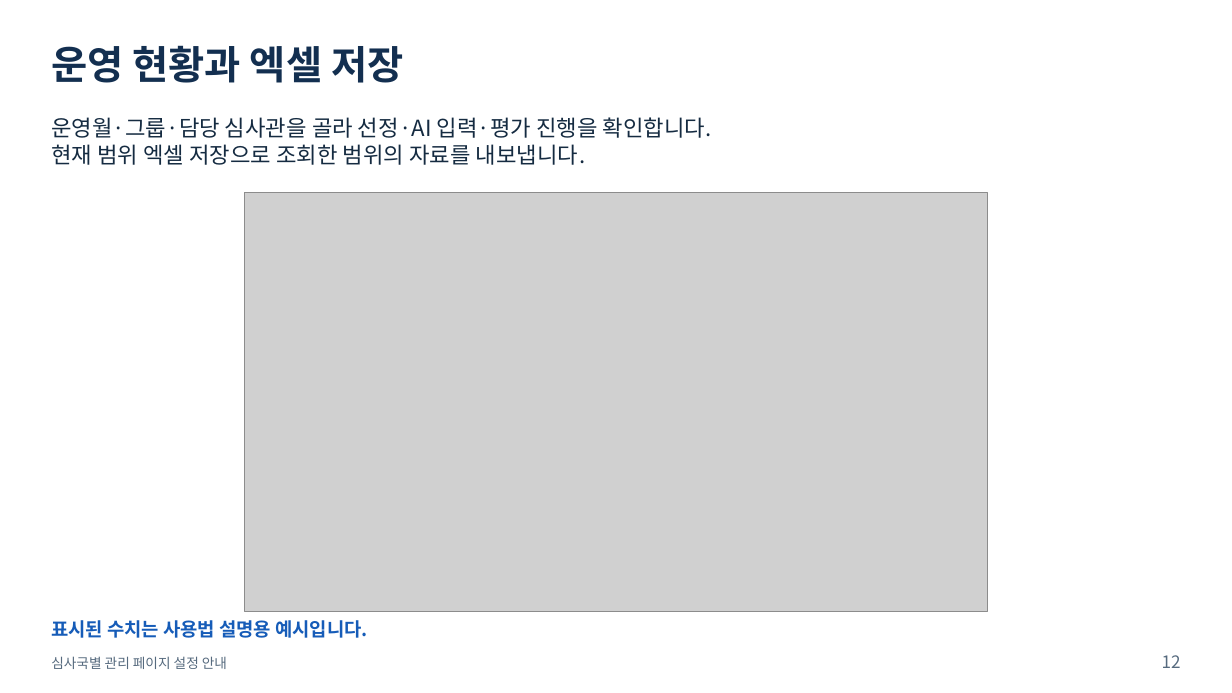
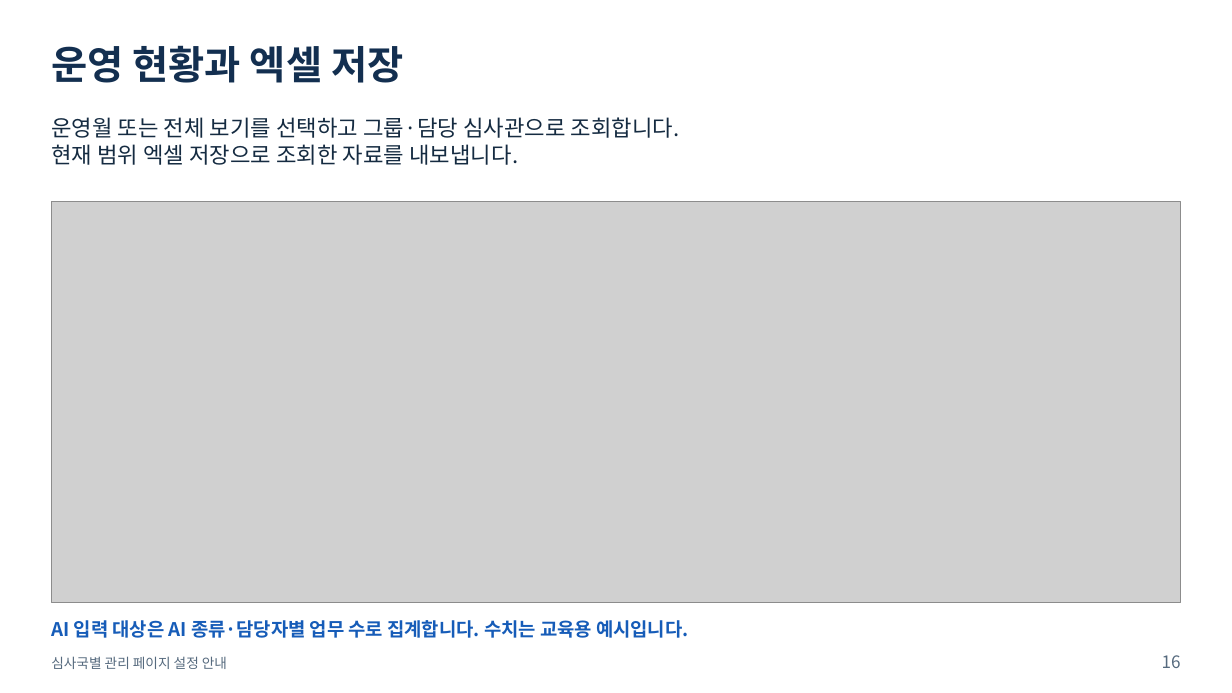
Before and after one commit to sohnjun96/PatentExamTools, a slide deck: slide 16 of docs/user-guides/심사국별_관리페이지_설정안내.pptx (slide 12 before the commit). Drawn at 1232x693 pixels with LibreOffice and Linux fonts; fonts in the diff are those of the drawing; grey boxes stand for pictures. Boxes give left, top, right and bottom in pixels: in the first picture for what was removed or moved away, otherwise in the second. Text is boxed around its words. In the diff, an @@ line names an element or a change of style, - is before the commit and + after.

```diff
--- a/docs/user-guides/심사국별_관리페이지_설정안내.pptx
+++ b/docs/user-guides/심사국별_관리페이지_설정안내.pptx
@@ text at [51,117,680,165]: text changed @@
-운영월·그룹·담당 심사관을 골라 선정·AI 입력·평가 진행을 확인합니다.
-현재 범위 엑셀 저장으로 조회한 범위의 자료를 내보냅니다.
+운영월 또는 전체 보기를 선택하고 그룹·담당 심사관으로 조회합니다.
+현재 범위 엑셀 저장으로 조회한 자료를 내보냅니다.
@@ picture: place and size @@
-picture at [245,192,987,611]
+picture at [51,201,1180,602]
@@ text at [51,620,688,638]: text changed @@
-표시된 수치는 사용법 설명용 예시입니다.
+AI 입력 대상은 AI 종류·담당자별 업무 수로 집계합니다. 수치는 교육용 예시입니다.
@@ text at [1162,655,1181,668]: text changed @@
-12
+16
```
Also in this commit, not shown: 15 other slides changed, 4 slides added, 1 other file.
